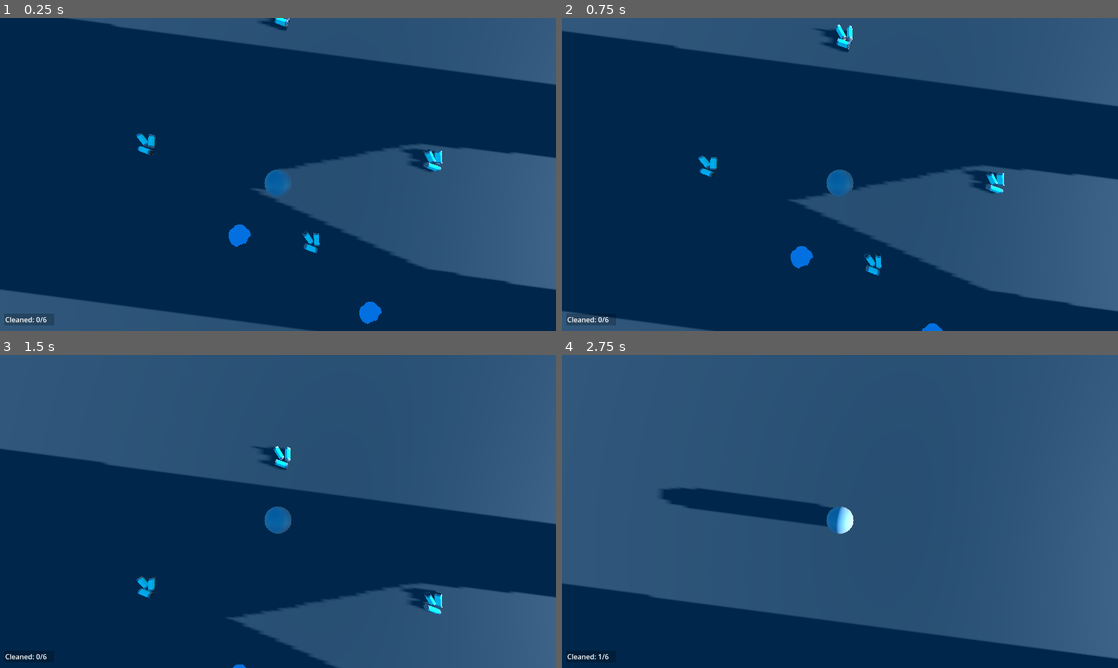
Above: before the commit, frames 1-4 (two rows, left to right).
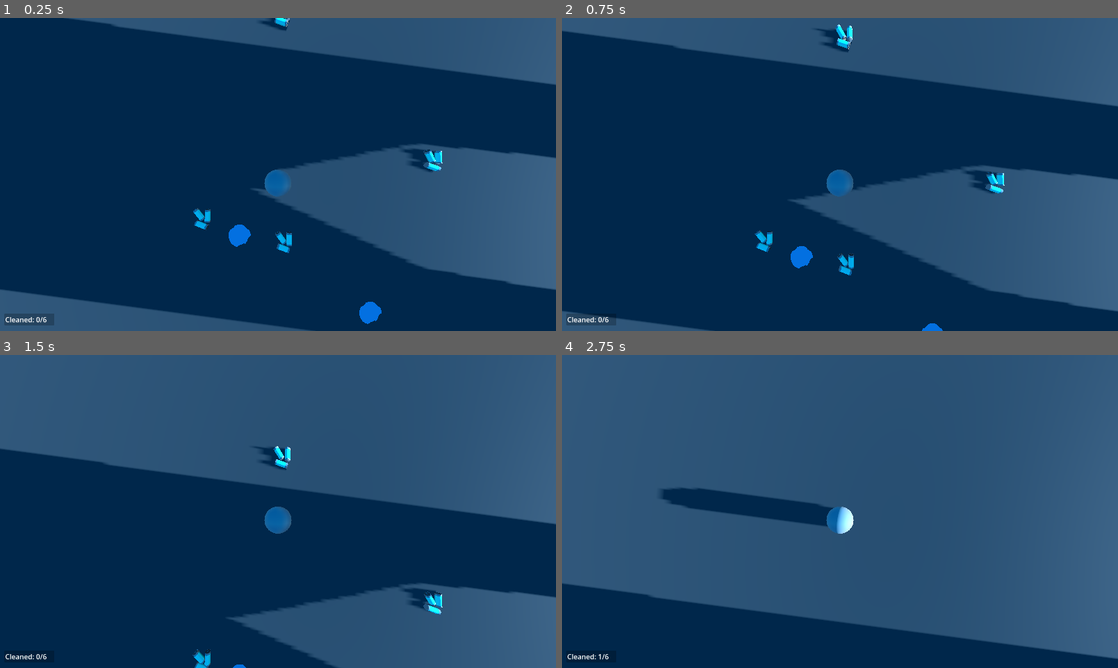
Above: after the commit, the same moments.

Repository: JustDavide/JanitorDemo
Game: Godot game, scene res://scenes/main.tscn
The game is run twice, just before and just after one commit, with the same random seed, the same clock (stepped at 60 frames per second) and the same inputs.
Inputs (mouse positions are in pixels of both pictures, inside the frame that each line leads up to):
- Up to frame 1 (0.25 s): no input
- Up to frame 2 (0.75 s): tap Enter at 0.5 s; move the mouse to (867, 174) at 0.52 s; hold W (Forwards) from 0.53 s (still down); hold E (Interact) from 0.53 s (still down)
- Up to frame 3 (1.5 s): keep holding W (Forwards); move the mouse to (250, 511) at 1.27 s; release E (Interact) at 1.28 s; tap E (Interact) at 1.35 s
- Up to frame 4 (2.75 s): keep holding W (Forwards); tap E (Interact) at 2 s; move the mouse to (851, 505) at 2.02 s; hold E (Interact) from 2.03 s (still down); click (851, 505) at 2.1 s

The runs differ from the first frame. In frame 1, 0.5% of the frame differs, in the area x 24-58%, y 36-76%; in frame 2, 0.6%, in the area x 24-58%, y 44-83%; in frame 3, 0.3%; in frame 4, nothing differs.

Commit message:
fixed tooltip

Diff:
--- a/scenes/main.tscn
+++ b/scenes/main.tscn
@@ -90,10 +90,10 @@
 SENS = 0.001
 
 [node name="BunchOfCans" parent="." unique_id=24624919 instance=ExtResource("2_0wfyh")]
-transform = Transform3D(1, 0, 0, 0, 1, 0, 0, 0, 1, -10.96184, 0.70289195, 1.162344)
+transform = Transform3D(1, 0, 0, 0, 1, 0, 0, 0, 1, -8.438793, 0.70289195, 4.51978)
 
 [node name="BunchOfCans2" parent="." unique_id=120639269 instance=ExtResource("2_0wfyh")]
-transform = Transform3D(1, 0, 0, 0, 1, 0, 0, 0, 1, -3.5256305, 0.70289195, 5.5621433)
+transform = Transform3D(1, 0, 0, 0, 1, 0, 0, 0, 1, -4.75344, 0.70289195, 5.5621433)
 
 [node name="BunchOfCans3" parent="." unique_id=569887194 instance=ExtResource("2_0wfyh")]
 transform = Transform3D(1, 0, 0, 0, 1, 0, 0, 0, 1, 1.9643869, 0.70289195, 1.8932772)
--- a/scripts/Cans.gd
+++ b/scripts/Cans.gd
@@ -1,12 +1,12 @@
 extends Node3D
 
 var tooltip
-
+var interact = InputMap.get_action_description("Interact")
 func _ready() -> void:
 	Global.registerTrash()
 	tooltip = Global.playerUI.get_node("Tooltip")
 	$Area3D.area_entered.connect(_on_area_entered)
-	$Area3D.area_exited.connect(_on_area_exited)
+	#$Area3D.area_exited.connect(_on_area_exited)
 
 func _process(_delta: float) -> void:
 	if Input.is_action_just_pressed("Interact"):
@@ -14,11 +14,12 @@
 
 func _on_area_entered(area: Node3D):
 	if area.get_parent().name == "Player":
+		tooltip.text="Press %s to clean" % interact
 		tooltip.visible = true
 
-func _on_area_exited(area: Node3D):
-	if area.get_parent().name == "Player":
-		tooltip.visible = false
+#func _on_area_exited(area: Node3D):
+	#if area.get_parent().name == "Player":
+		#tooltip.visible = false
 
 func clean():
 	var areas = $Area3D.get_overlapping_areas()
--- a/scripts/CharacterController.gd
+++ b/scripts/CharacterController.gd
@@ -20,7 +20,13 @@
 		Input.mouse_mode = Input.MOUSE_MODE_CAPTURED
 
 
+
+
 func _physics_process(delta: float) -> void:
+	var overlap = $Area3D.get_overlapping_areas()
+	if overlap:
+		$UI/Tooltip.visible=true
+	else:$UI/Tooltip.visible=false
 	# Debug Values just in case
 	Global.debug.add_property("Current X Velocity", "%.2f" % velocity.x, 1)
 	Global.debug.add_property("Current Z Velocity", "%.2f" % velocity.z, 2)
--- a/scripts/Puddles.gd
+++ b/scripts/Puddles.gd
@@ -29,8 +29,8 @@
 func _on_area_exited(area: Node3D):
 	if area.get_parent().name == "Player":
 		playerNear = false
-		tooltip.visible = false
-		tooltip.text = "Press %s to clean" % interact
+		#tooltip.visible = false
+		#tooltip.text = "Press %s to clean" % interact
 
 func _process(delta: float) -> void:
 	if playerNear and Input.is_action_pressed("Interact"):
